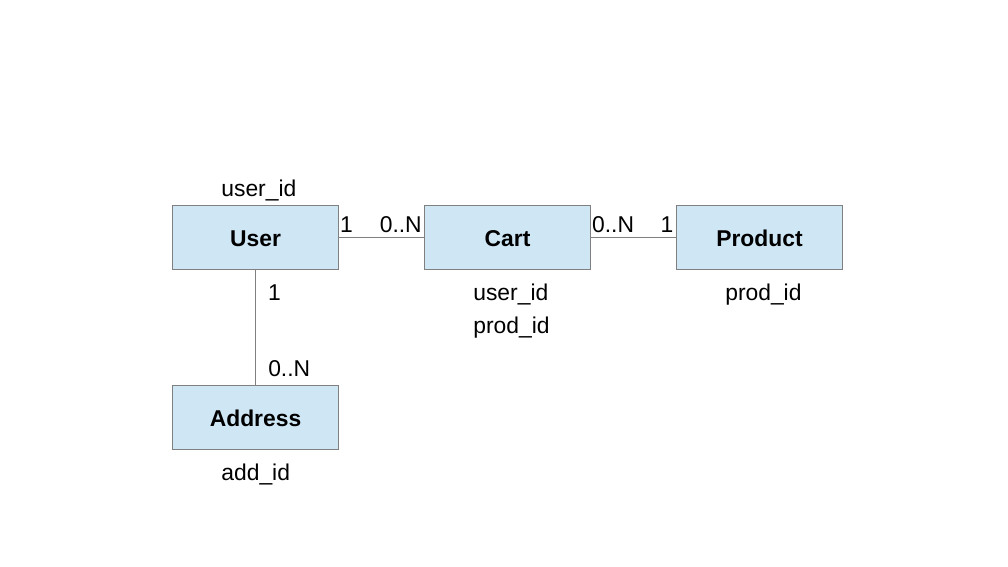
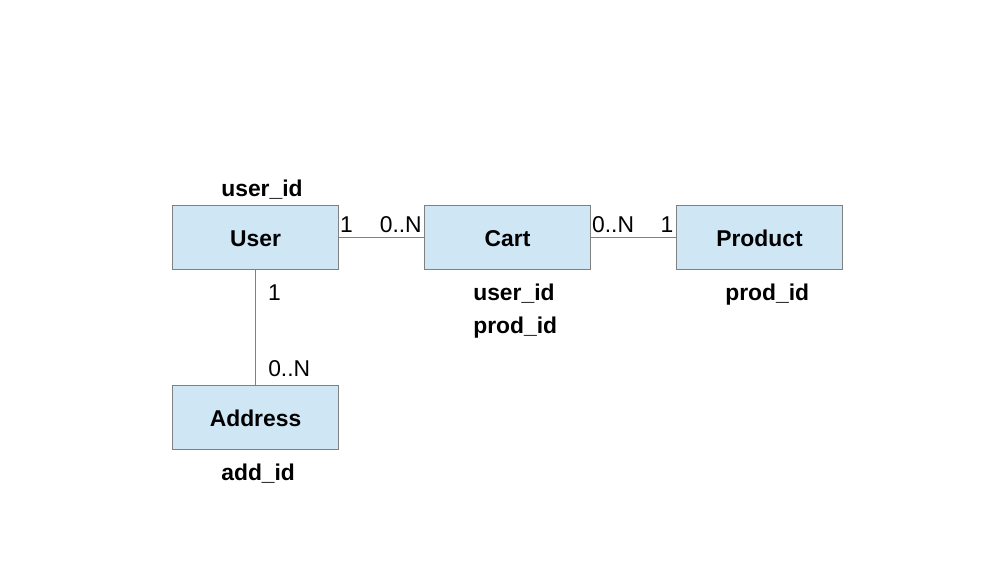
Before and after one commit to CCastro01/PIW-2019_1, a slide deck: slide 3 of SLIDES/13-Express-Mongoose-Relacionamentos.odp. Drawn at 1008x567 pixels with LibreOffice and Linux fonts; fonts in the diff are those of the drawing; background and template pictures are left out. Boxes give left, top, right and bottom in pixels: in the first picture for what was removed or moved away, otherwise in the second. Text is boxed around its words. In the diff, an @@ line names an element or a change of style, - is before the commit and + after.

Commit message:
slide de relacionamentos com testes

```diff
--- a/SLIDES/13-Express-Mongoose-Relacionamentos.odp
+++ b/SLIDES/13-Express-Mongoose-Relacionamentos.odp
@@ bold on in 5 elements at bbox=[221, 463, 295, 483], bbox=[473, 283, 554, 303], bbox=[221, 179, 302, 199], bbox=[473, 316, 557, 338], bbox=[725, 283, 809, 305] @@
```
Also in this commit, not shown: 6 slides added, 2 other files.
